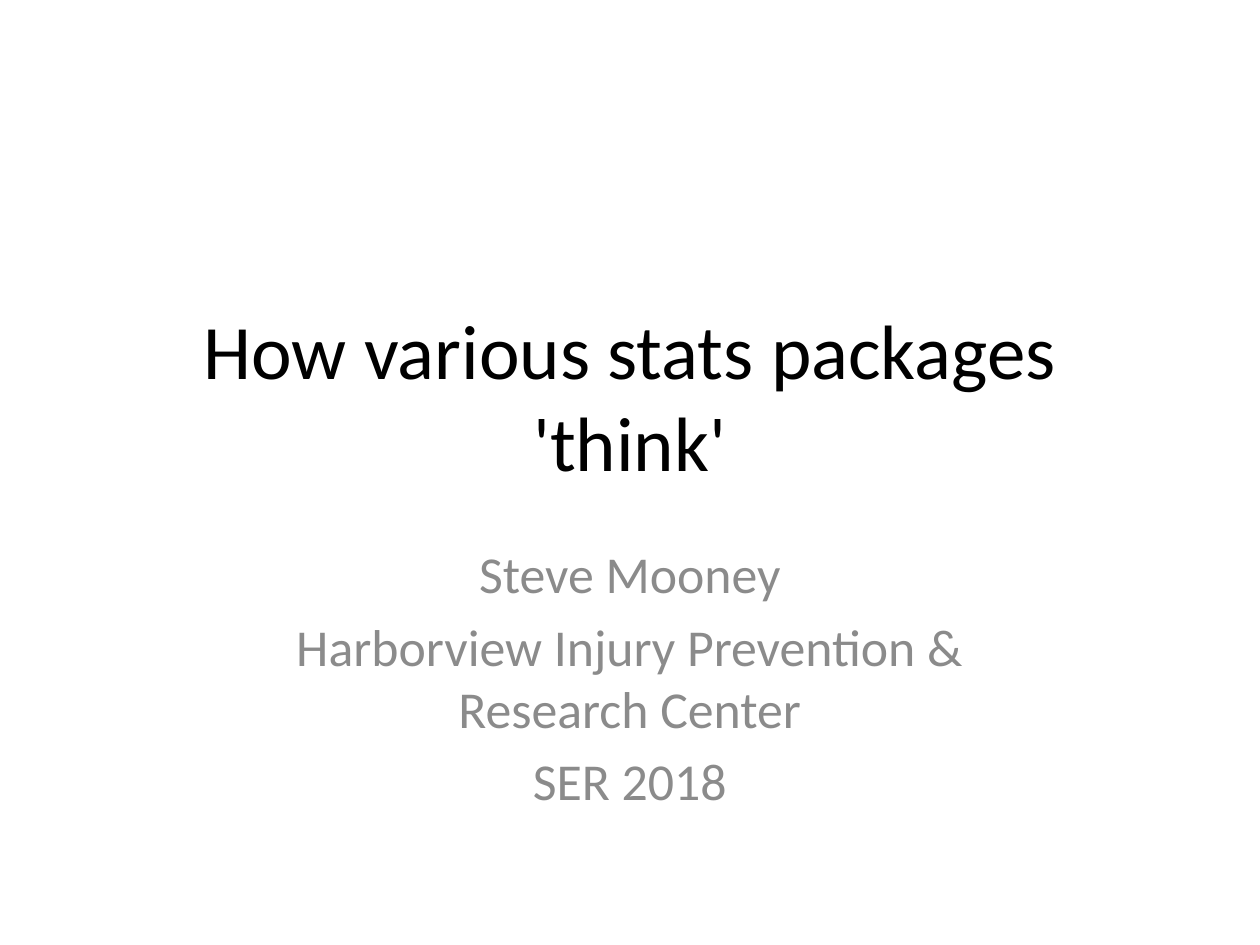
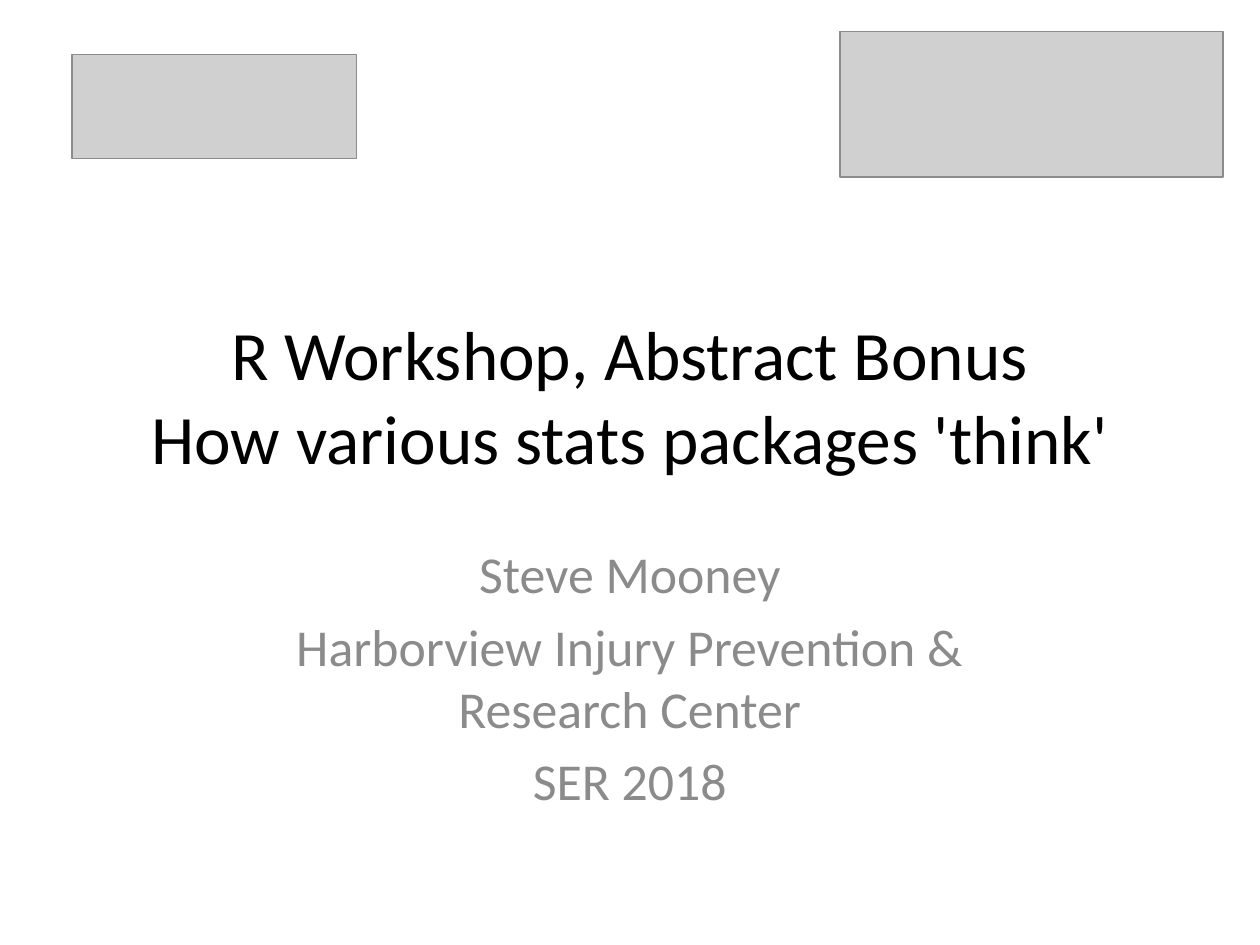
Before and after one commit to smooney27/RWorkshopSER2018, a slide deck: slide 1 of RWorkshopBonus-AbstractOrientation.pptx. Drawn at 1260x945 pixels with LibreOffice and Linux fonts; fonts in the diff are those of the drawing; grey boxes stand for pictures. Boxes give left, top, right and bottom in pixels: in the first picture for what was removed or moved away, otherwise in the second. Text is boxed around its words. In the diff, an @@ line names an element or a change of style, - is before the commit and + after.

```diff
--- a/RWorkshopBonus-AbstractOrientation.pptx
+++ b/RWorkshopBonus-AbstractOrientation.pptx
@@ picture added at <box>72,54,357,158</box> @@
@@ picture added at <box>840,32,1223,178</box> @@
@@ title at <box>152,332,1108,476</box>: text changed; size 44 to 39.6 pt @@
-How various stats packages 'think'
+R Workshop, Abstract Bonus
+How various stats packages 'think'
```
Also in this commit, not shown: 6 other files.
